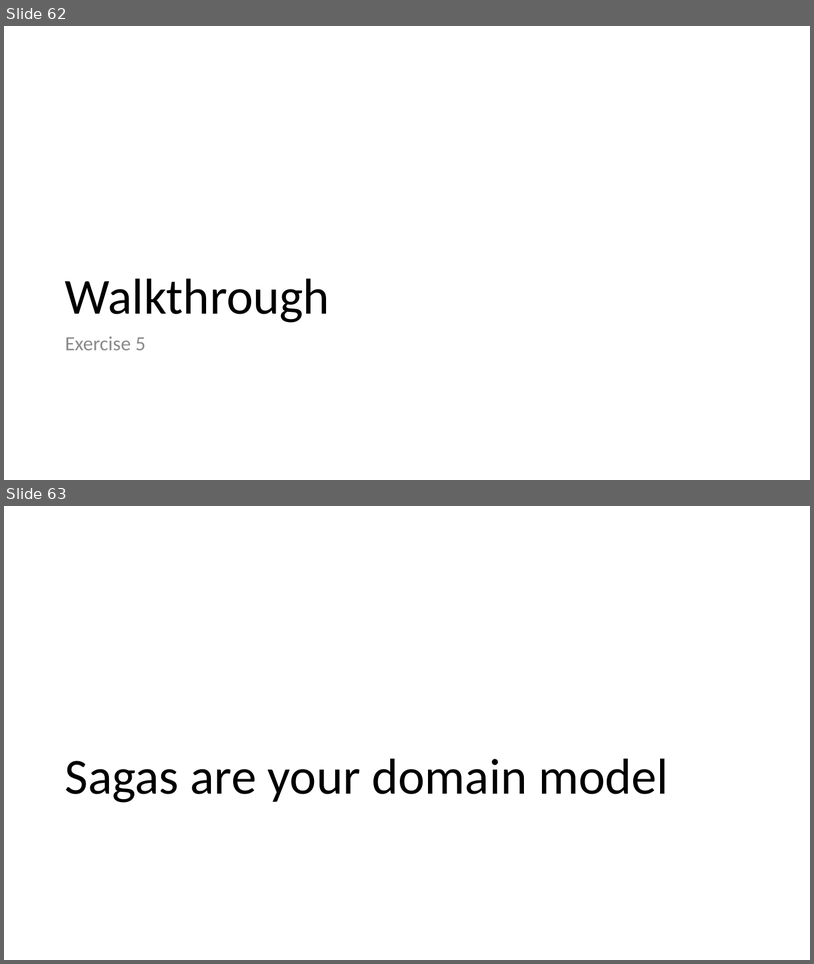
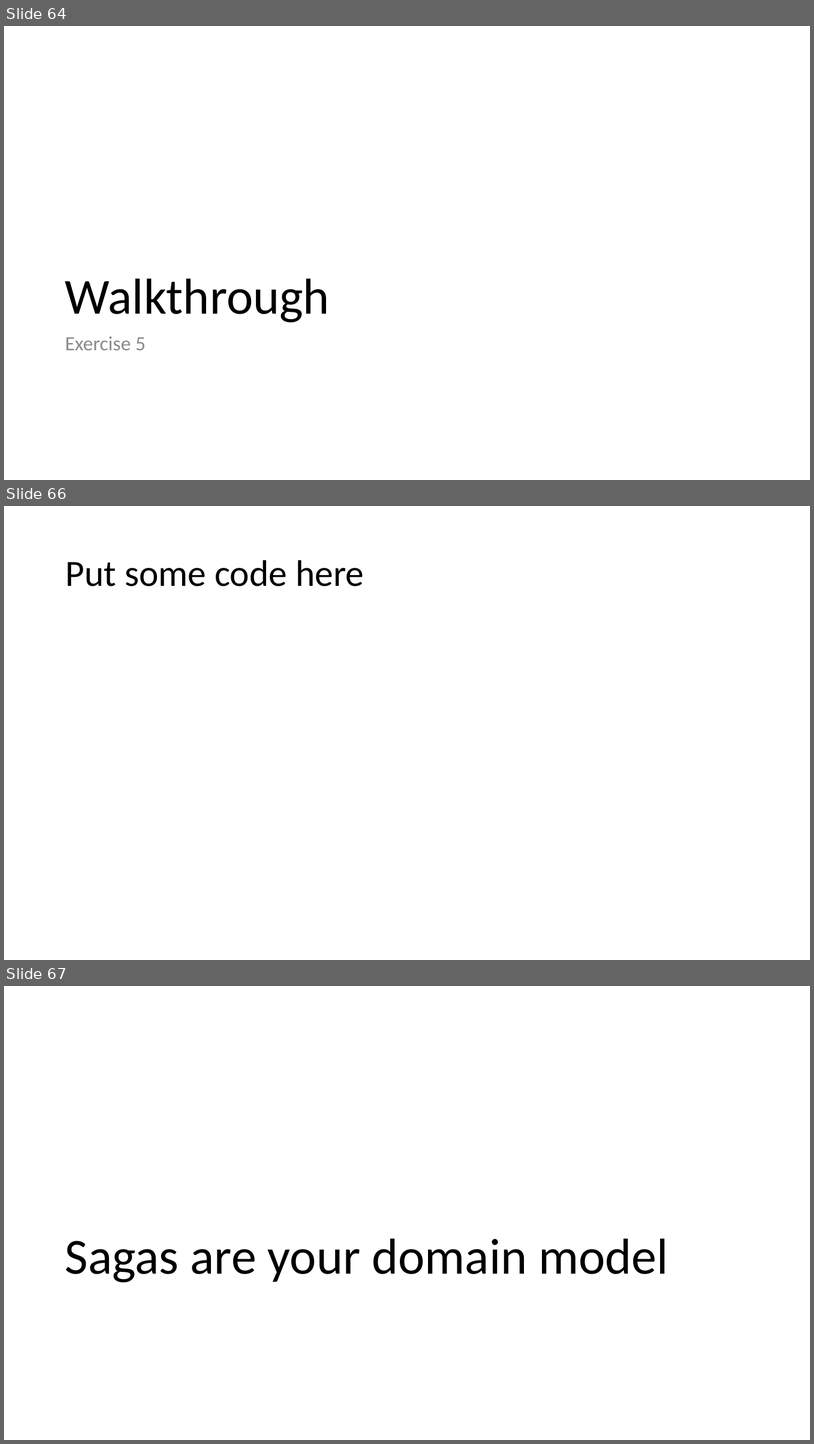
Before and after one commit to Particular/SagaMasterClass, a slide deck: SagaMasterClass.pptx. Shown one above the other, each under a label of ours: slides 62 and 63 before the commit, slides 64, 66 and 67 after it; the slides between them are not shown. The pictures are 814x964 and 814x1444 pixels, drawn with LibreOffice and Linux fonts; fonts in the diff are those of the drawing. Boxes give left, top, right and bottom in pixels: in the first picture for what was removed or moved away, otherwise in the second. Text is boxed around its words. In the diff, an @@ line names an element or a change of style, - is before the commit and + after.

```diff
--- a/SagaMasterClass.pptx
+++ b/SagaMasterClass.pptx
@@ slide 66 added at [4,506,810,960], background #FFFFFF @@
@@ title added at [65,560,364,586], 44 pt, text #000000 @@
+Put some code here
@@ what was slide 62 is now slide 64 @@
@@ what was slide 63 is now slide 67 @@
```
Also in this commit, not shown: 13 slides changed, 4 other slides added.
